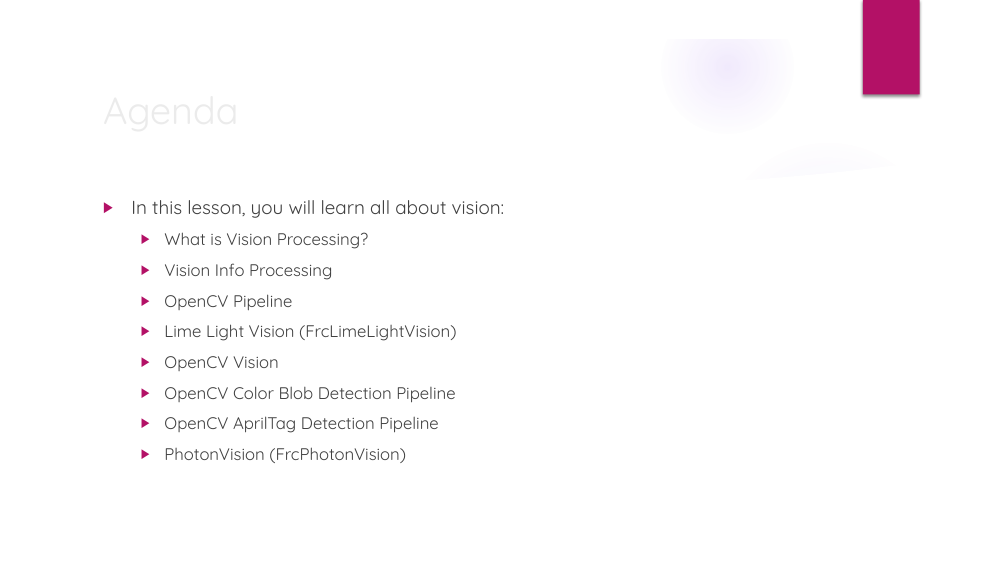
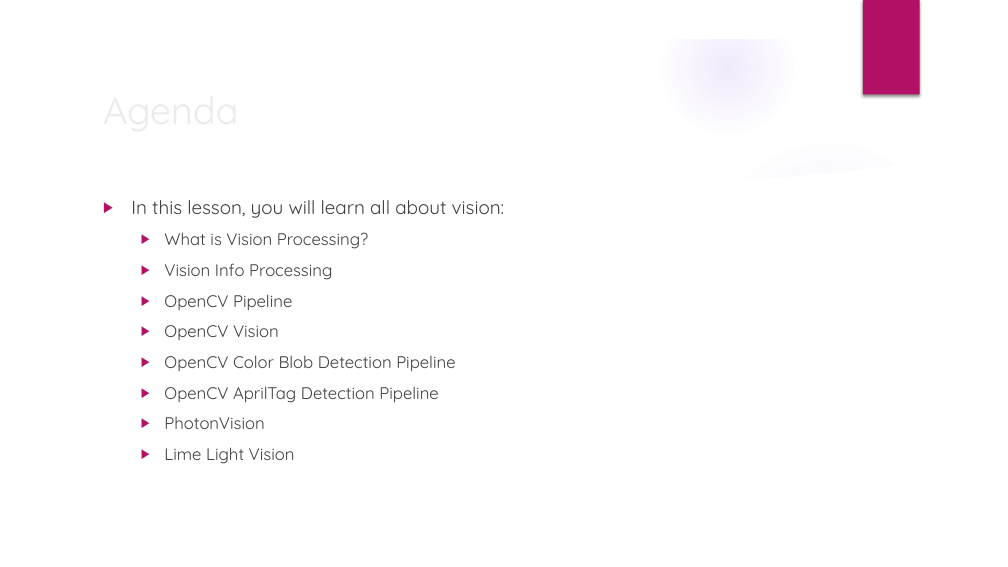
Before and after one commit to trc492/FrcProgrammingClass, a slide deck: slide 2 of Lessons/8-Vision.pptx. Drawn at 1008x567 pixels with LibreOffice and Linux fonts; fonts in the diff are those of the drawing; background and template pictures are left out. Boxes give left, top, right and bottom in pixels: in the first picture for what was removed or moved away, otherwise in the second. Text is boxed around its words. In the diff, an @@ line names an element or a change of style, - is before the commit and + after.

```diff
--- a/Lessons/8-Vision.pptx
+++ b/Lessons/8-Vision.pptx
@@ text at [164,324,456,341]: paragraph removed @@
-  ▶ Lime Light Vision (FrcLimeLightVision)
@@ text at [164,417,295,464]: text changed @@
-  ▶ PhotonVision (FrcPhotonVision)
+  ▶ PhotonVision
+  ▶ Lime Light Vision
```
Also in this commit, not shown: 1 other slide changed, 1 other file.
